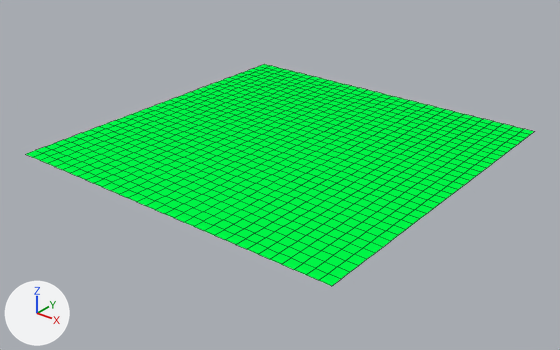
A saved change to the Blender file models/field2.blend.
The view is the same before and after, from a 50 mm lens placed at (622.0, -796.0, 438.0), pointed at (4.0, -24.0, -41.0). The axes (+X, +Y, +Z) are drawn at lower left. The lights are the same throughout. Mesh edges are drawn as thin lines. The same objects are shown in both versions, whatever each file hides.

Script lines for the objects in view, before the commit:
```python
me_world = bpy.data.meshes.new('world')
me_world.from_pydata(...)  # 1089 vertices, 1024 faces; spans x -1.0..1.0, y -1.0..1.0, z 0.0..0.01
me_world.polygons.foreach_set('use_smooth', [True] * 1024)
me_world.materials.append(mat_world_material)  # its picture is missing
ob_world = bpy.data.objects.new('world', me_world)
ob_world.location = (0.0, 0.0, 0.0)
ob_world.scale = (256.0, 256.0, 46.0)
```
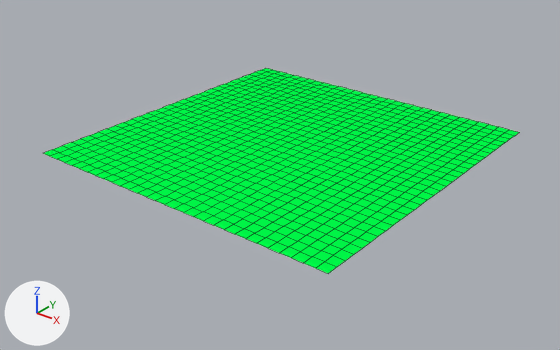
Edits to the bpy script that builds the scene:
```text
Change me_world:
    used by ob_world; location = (0.0, 0.0, 0.0); scale = (256.0, 256.0, 46.0)
    remove me_world.from_pydata(...)  # 1089 vertices, 1024 faces; spans x -1.0..1.0, y -1.0..1.0, z 0.0..0.01
    add me_world.from_pydata(...)  # 961 vertices, 900 faces; spans x -0.94..0.94, y -0.94..0.94, z 0.0
    me_world part 1
    128 vertices are removed from x -1.0..1.0, y -1.0..1.0, z 0.01
    124 faces are deleted
```

Location of each change, [x1, y1, x2, y2] in pixels of the pictures (560 x 350 px):
'world', reshaped (6% narrower, 8% shorter)
    before: [26, 64, 534, 286]
    after: [43, 68, 519, 273]
part 1 of me_world, deleted (green)
    before: [26, 64, 534, 286]
